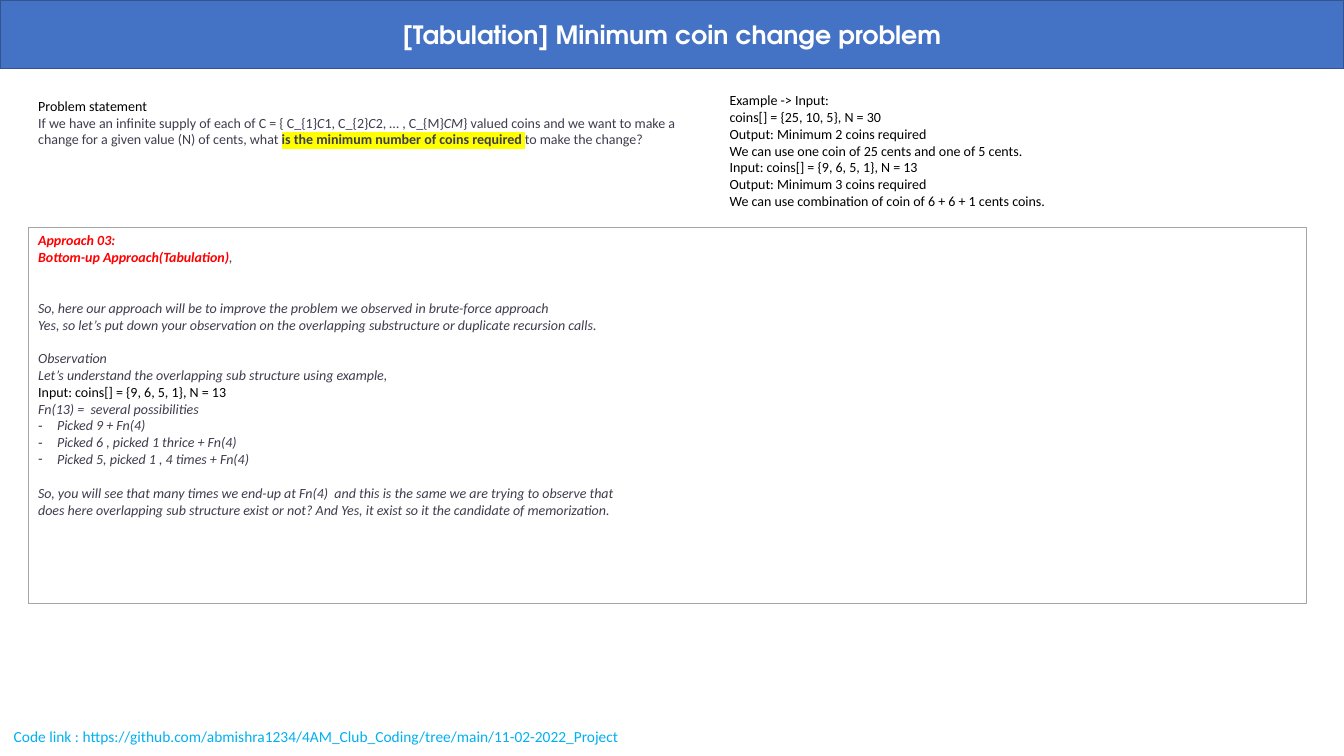
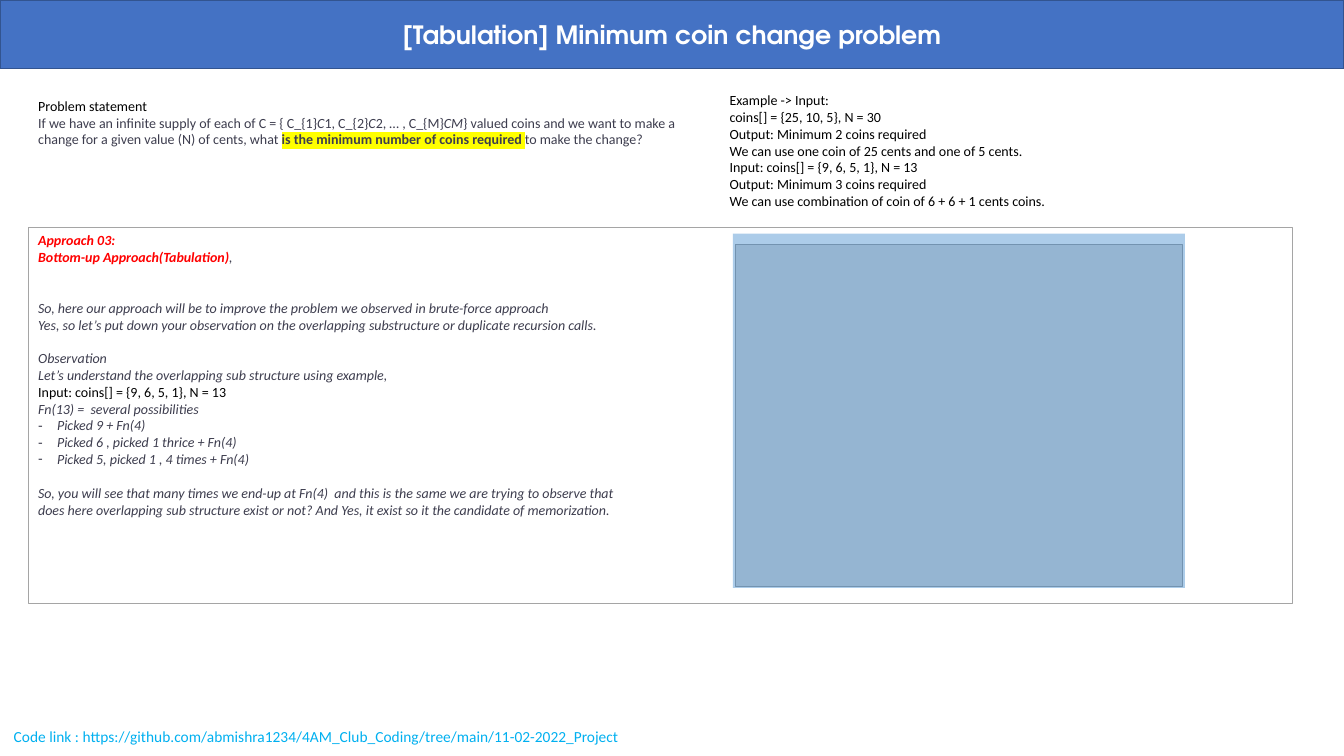
Before and after one commit to abmishra1234/4AM_Club_Coding, a slide deck: slide 10 of Dynamic_Programming/Dynamic Programming.pptx. Drawn at 1344x756 pixels with LibreOffice and Linux fonts; fonts in the diff are those of the drawing; grey boxes stand for pictures. Boxes give left, top, right and bottom in pixels: in the first picture for what was removed or moved away, otherwise in the second. Text is boxed around its words. In the diff, an @@ line names an element or a change of style, - is before the commit and + after.

```diff
--- a/Dynamic_Programming/Dynamic Programming.pptx
+++ b/Dynamic_Programming/Dynamic Programming.pptx
@@ rectangle: place and size @@
-rectangle at (28, 227, 1307, 604)
+rectangle at (28, 227, 1293, 604)
@@ rectangle added at (733, 234, 1186, 589), fill #5B9BD5 at 50% opacity @@
@@ picture added at (736, 244, 1183, 587) @@
```
Also in this commit, not shown: 1 other file.
